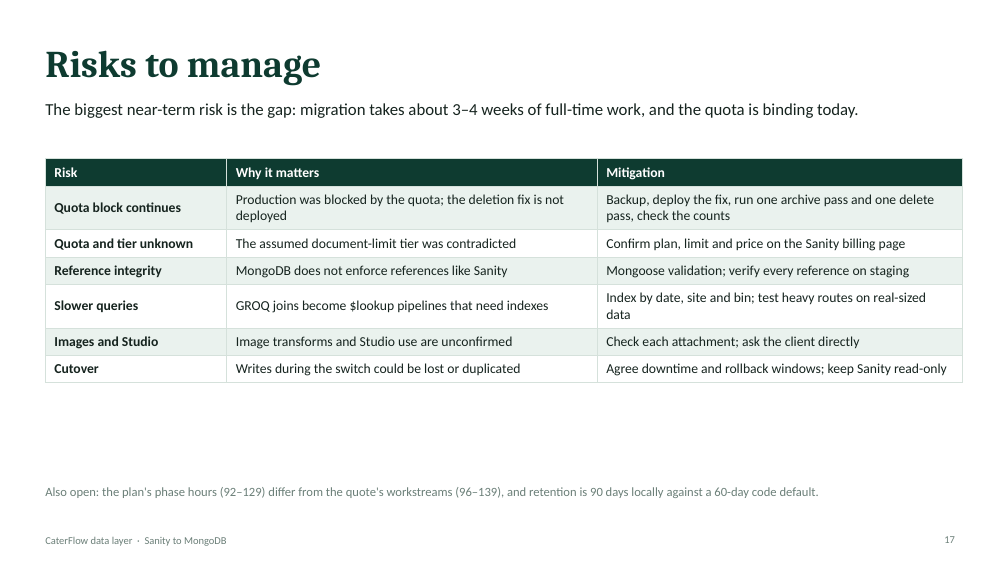
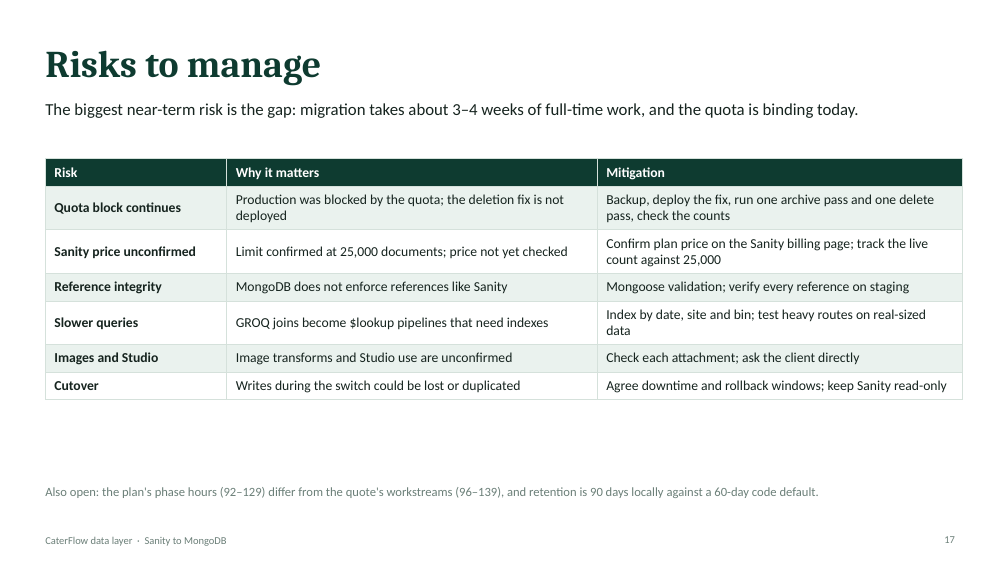
Before and after one commit to caterflowadmin/caterflow, a slide deck: slide 17 of quotes/2026-09-15-sanity-to-mongodb-migration/CaterFlow-MongoDB-Migration-Deck.pptx. Drawn at 1008x567 pixels with LibreOffice and Linux fonts; fonts in the diff are those of the drawing. Boxes give left, top, right and bottom in pixels: in the first picture for what was removed or moved away, otherwise in the second. Text is boxed around its words. In the diff, an @@ line names an element or a change of style, - is before the commit and + after.

```diff
--- a/quotes/2026-09-15-sanity-to-mongodb-migration/CaterFlow-MongoDB-Migration-Deck.pptx
+++ b/quotes/2026-09-15-sanity-to-mongodb-migration/CaterFlow-MongoDB-Migration-Deck.pptx
@@ table at (x1=45, y1=159, x2=963, y2=397) @@
-row 3: Quota and tier unknown | The assumed document-limit tier was contradicted | Confirm plan, limit and price on the Sanity billing page
+row 3: Sanity price unconfirmed | Limit confirmed at 25,000 documents; price not yet checked | Confirm plan price on the Sanity billing page; track the live count against 25,000
```
Also in this commit, not shown: 4 other slides changed, 4 other files.
